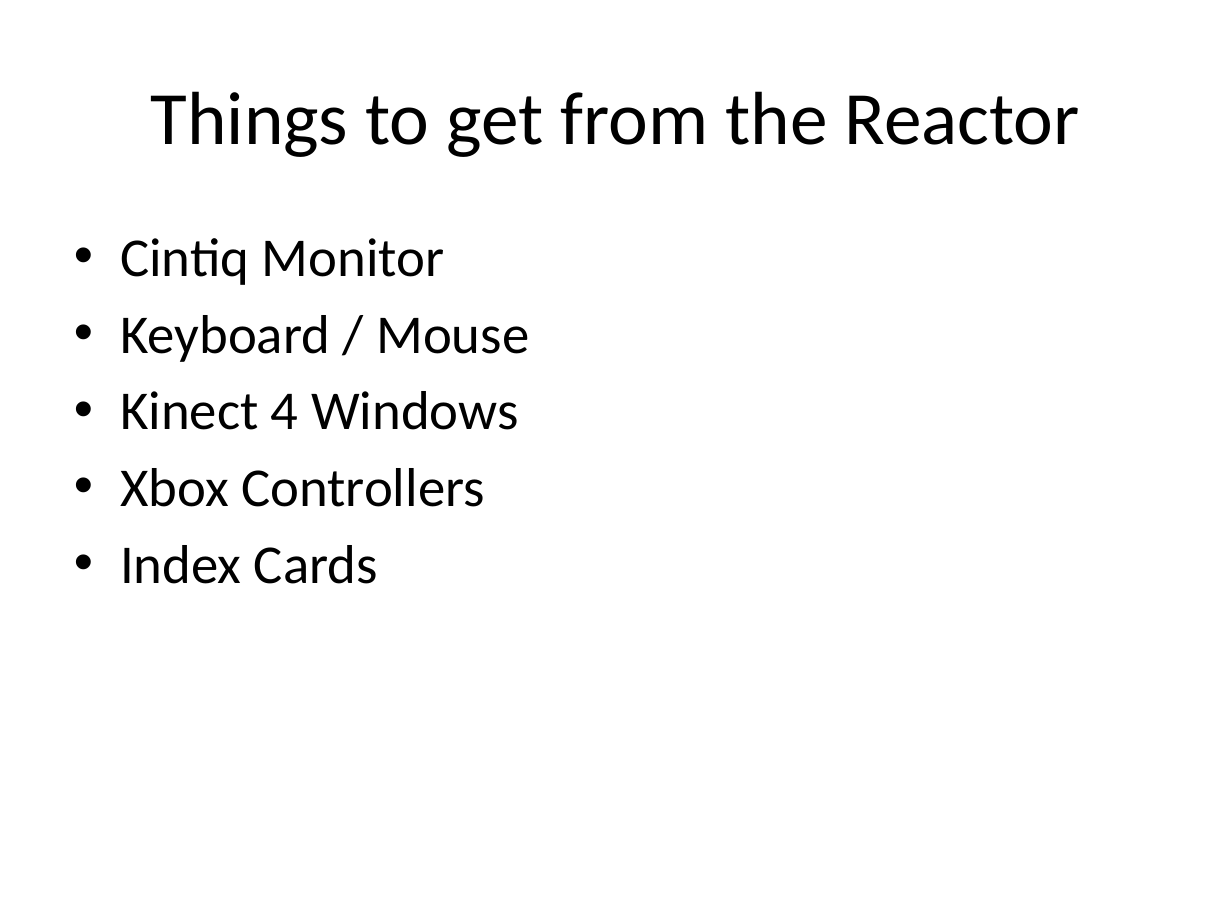
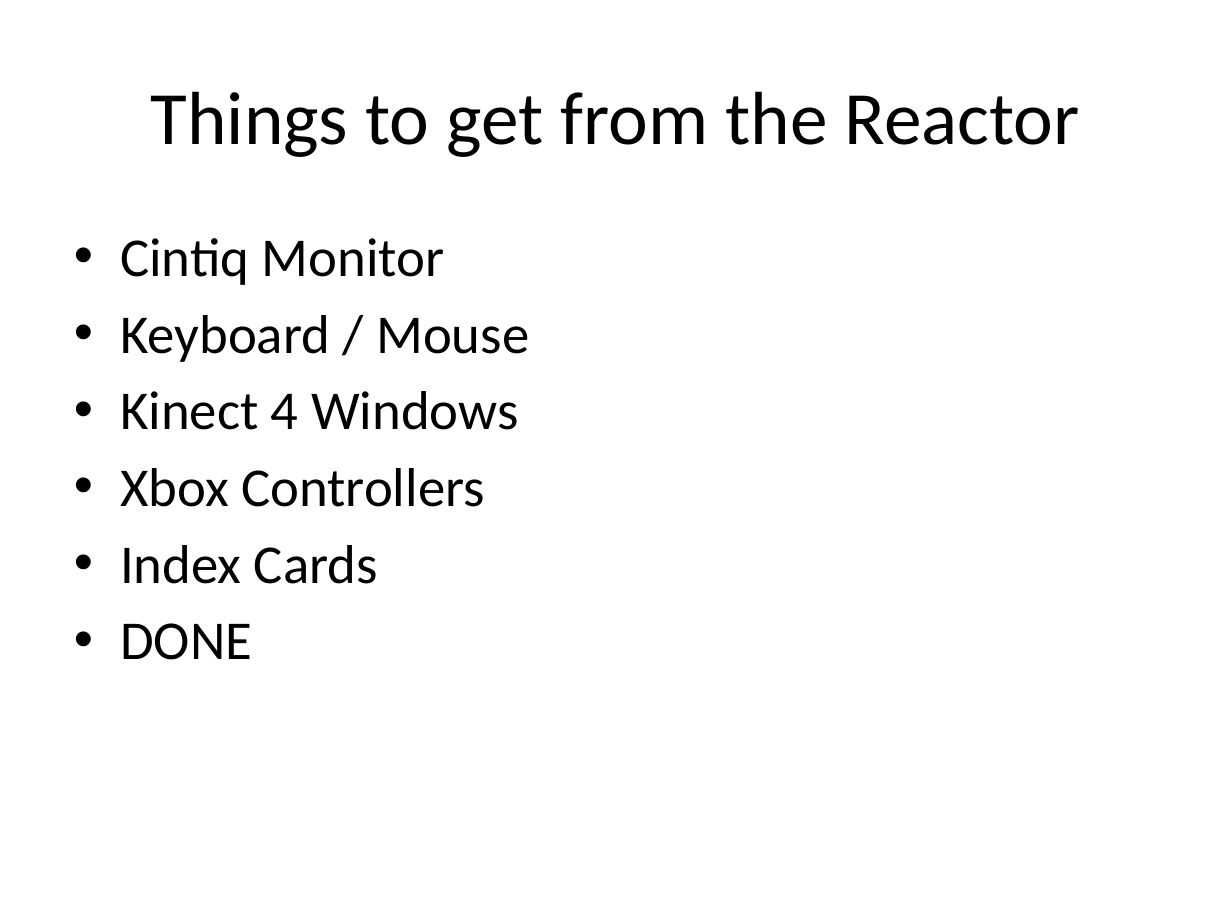
Before and after one commit to parasiteEvie/KinectZilla, a slide deck: slide 8 of DesignDocs/kinectzilla.pptx. Drawn at 1232x924 pixels with LibreOffice and Linux fonts; fonts in the diff are those of the drawing. Boxes give left, top, right and bottom in pixels: in the first picture for what was removed or moved away, otherwise in the second. Text is boxed around its words. In the diff, an @@ line names an element or a change of style, - is before the commit and + after.

```diff
--- a/DesignDocs/kinectzilla.pptx
+++ b/DesignDocs/kinectzilla.pptx
@@ text at bbox=[120, 623, 252, 660]: paragraph added @@
+• DONE
```
Also in this commit, not shown: 1 other slide changed, 3 slides added, 1 other file.
